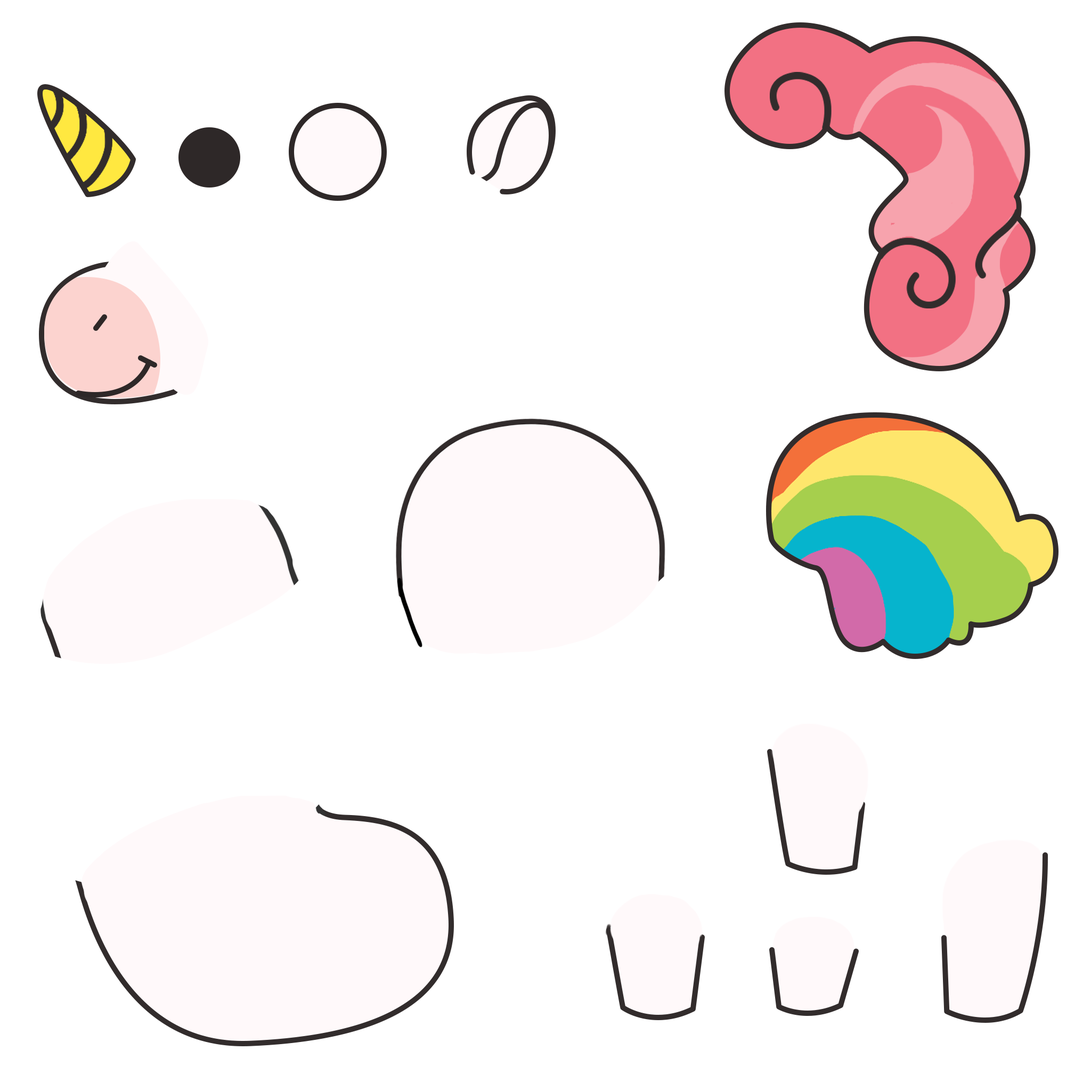
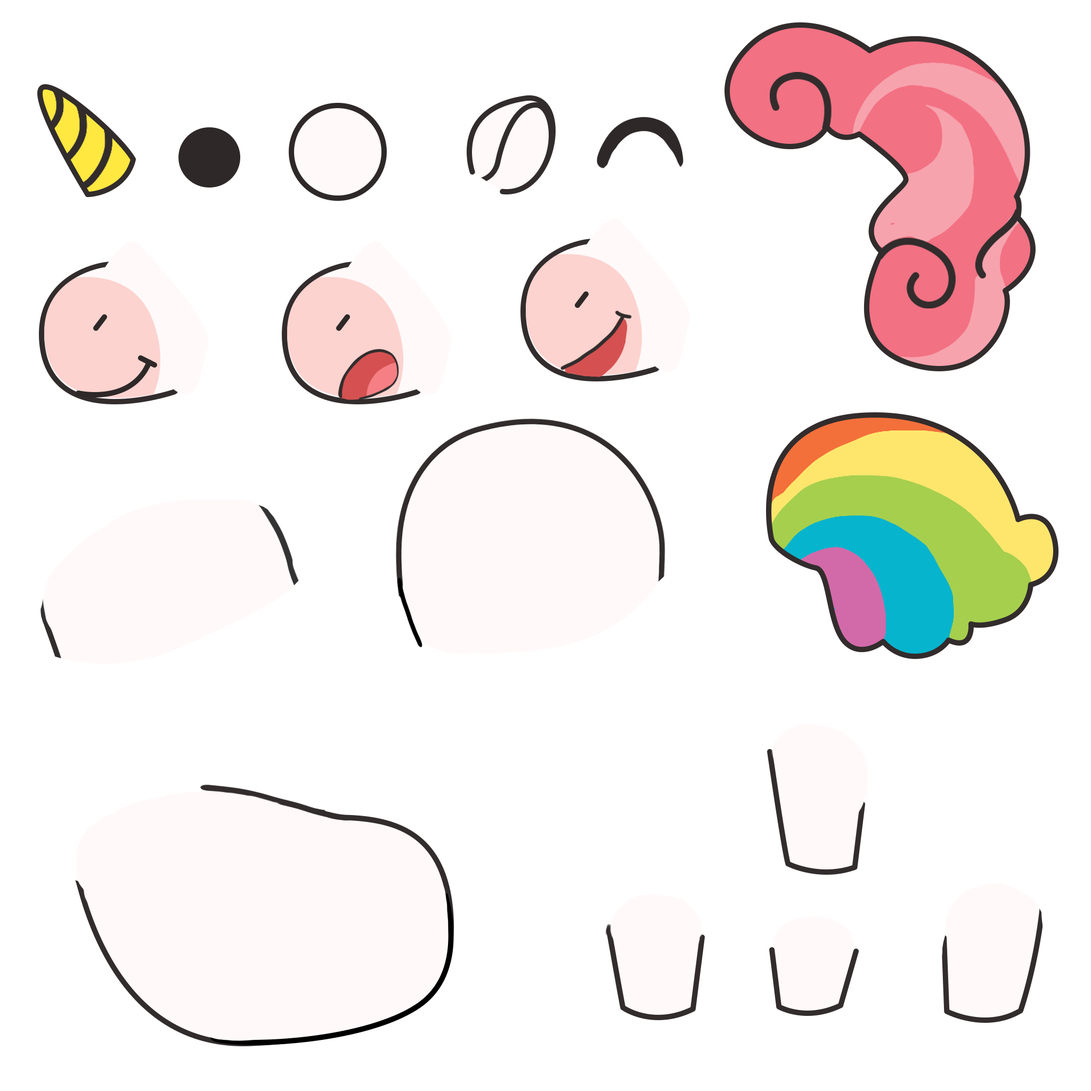
Layer changes from the first 1091x1091 image to the second:
added layer "Layer 39" in group "unicorn copy" over [596, 116, 685, 169]
added layer "Layer 38" in group "unicorn copy" over [560, 310, 633, 378]
added layer "Shape 33 copy 2" in group "unicorn copy" over [575, 291, 589, 309]
added layer "Shape 32 copy 2" in group "unicorn copy" over [520, 254, 643, 382]
added layer "Shape 31 copy 3" (1st of 2, in "unicorn copy") in group "unicorn copy" over [526, 218, 691, 376]
added layer "Shape 31 copy 3" (2nd of 2, in "unicorn copy") in group "unicorn copy" over [520, 238, 670, 382]
added layer "Layer 37" in group "unicorn copy" over [337, 348, 400, 401]
added layer "Shape 33 copy" in group "unicorn copy" over [336, 314, 351, 331]
added layer "Shape 32 copy" in group "unicorn copy" over [281, 277, 404, 405]
added layer "Shape 31 copy 2" (1st of 2, in "unicorn copy") in group "unicorn copy" over [287, 241, 452, 399]
added layer "Shape 31 copy 2" (2nd of 2, in "unicorn copy") in group "unicorn copy" over [281, 261, 431, 405]
painted on "Shape 28" (1st of 2, in "unicorn copy") over [941, 852, 1049, 958]
hid "Layer 33" over [942, 840, 1045, 949]
painted on "Shape 37" (1st of 2, in "unicorn copy") over [528, 95, 552, 160]
added layer "Layer 40" in group "unicorn copy" over [76, 784, 350, 891]
painted on "Shape 26 copy" over [208, 795, 455, 1046]
